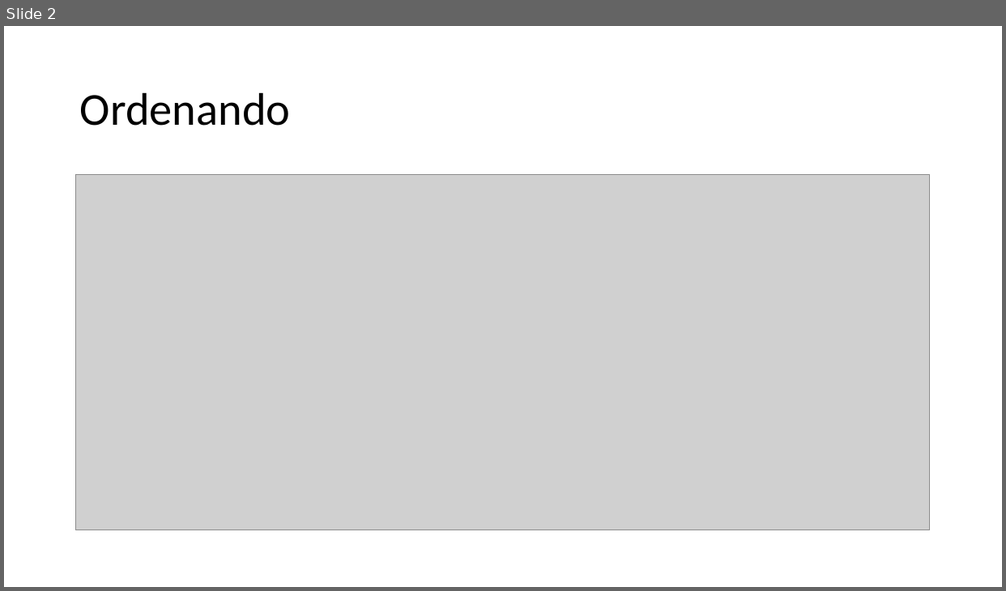
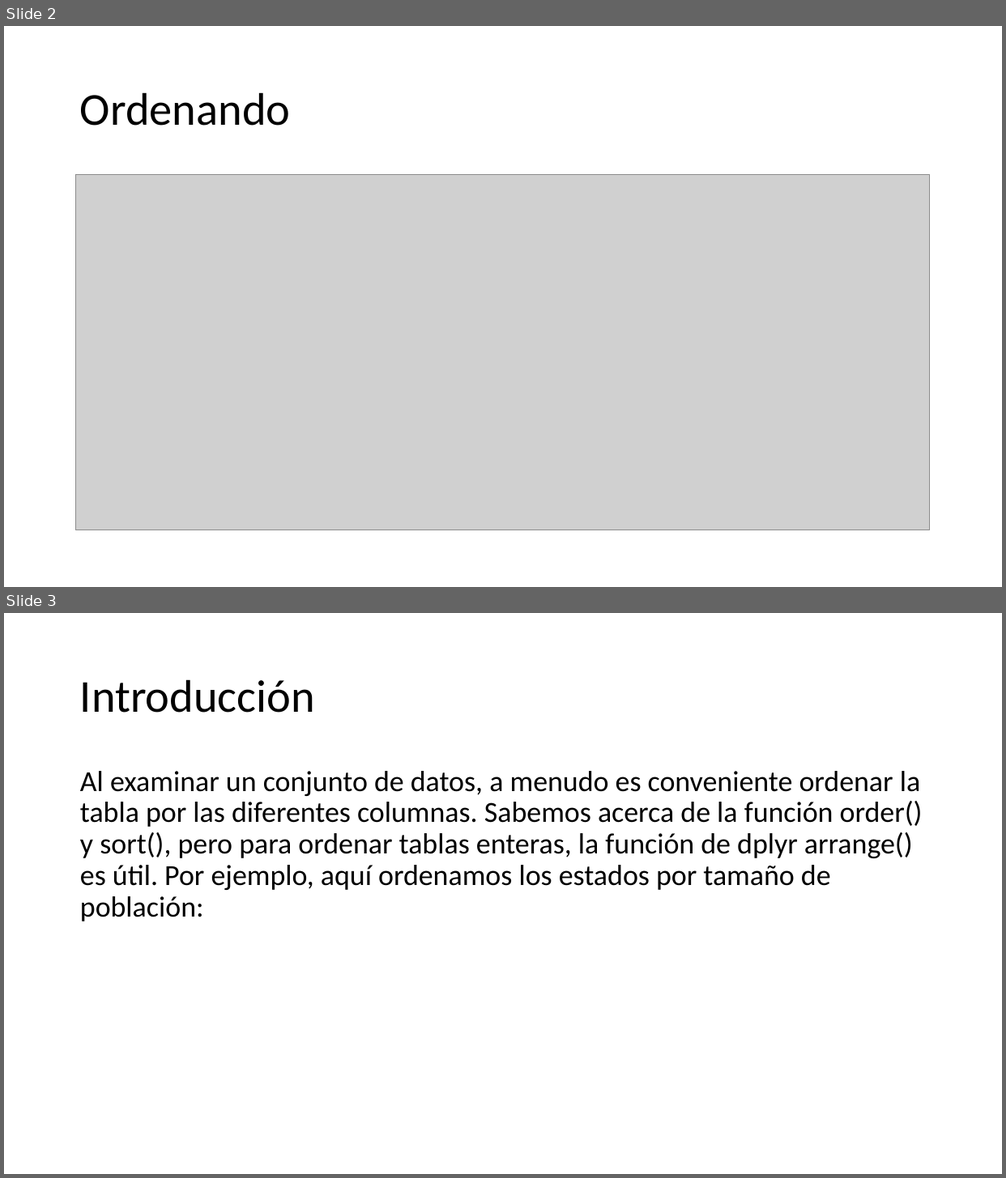
Before and after one commit to wparedesgt/RBasico, a slide deck: presentaciones/S03-New/18_Ordenando.pptx. Shown one above the other, each under a label of ours: slide 2 before the commit, slides 2 and 3 after it. The pictures are 1006x591 and 1006x1178 pixels, drawn with LibreOffice and Linux fonts; fonts in the diff are those of the drawing; grey boxes stand for pictures; background and template pictures are left out. Boxes give left, top, right and bottom in pixels: in the first picture for what was removed or moved away, otherwise in the second. Text is boxed around its words. In the diff, an @@ line names an element or a change of style, - is before the commit and + after.

```diff
--- a/presentaciones/S03-New/18_Ordenando.pptx
+++ b/presentaciones/S03-New/18_Ordenando.pptx
@@ slide 3 added at [4,613,1002,1174], background picture (left out) @@
@@ title added at [80,679,315,713], 44 pt, text #000000 @@
+Introducción
@@ text added at [80,771,923,922], 28 pt, text #000000 @@
+Al examinar un conjunto de datos, a menudo es conveniente ordenar la tabla por las diferentes columnas. Sabemos acerca de la función order() y sort(), pero para ordenar tablas enteras, la función de dplyr arrange() es útil. Por ejemplo, aquí ordenamos los estados por tamaño de población:
```
Also in this commit, not shown: 9 other slides added, 2 slides removed, 11 other files.
